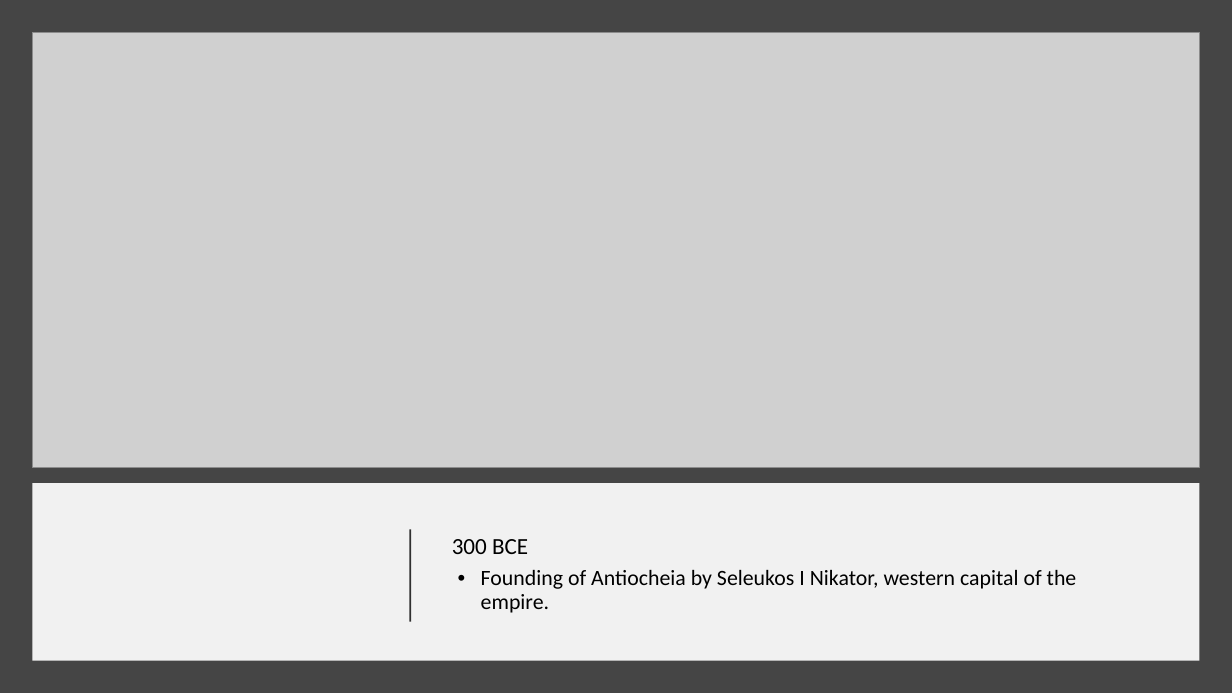
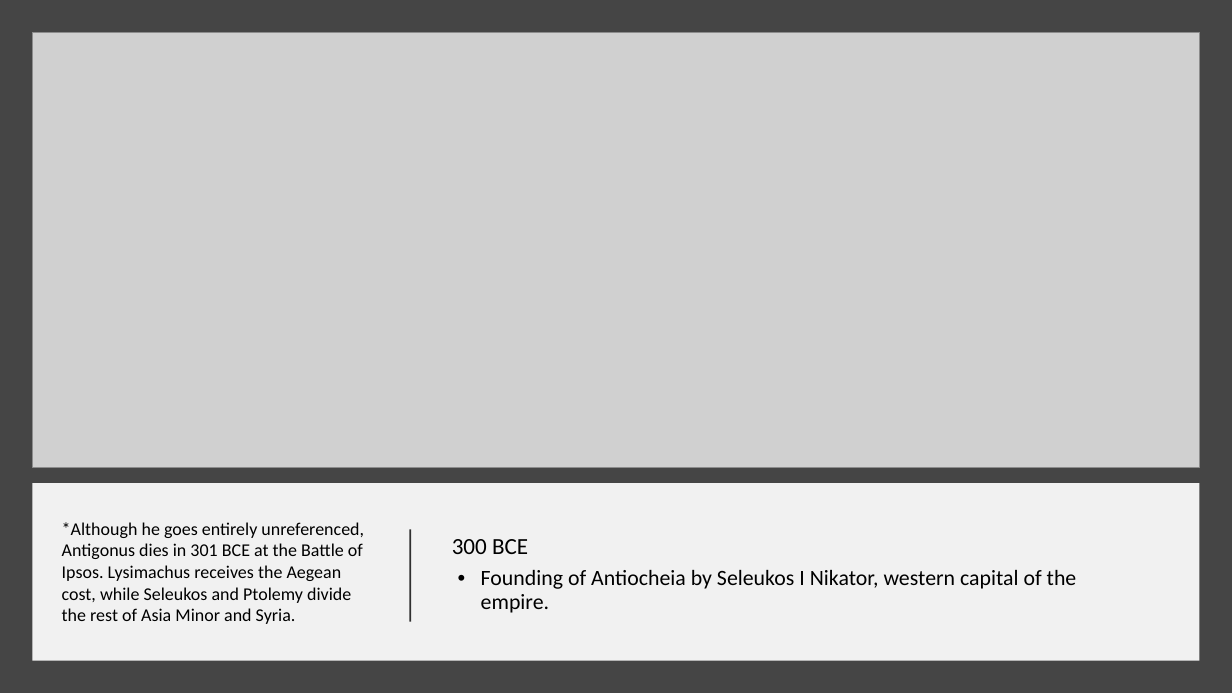
Before and after one commit to 00matthew2000/Lux-Ultima, a slide deck: slide 8 of Map Timeline.pptx. Drawn at 1232x693 pixels with LibreOffice and Linux fonts; fonts in the diff are those of the drawing; grey boxes stand for pictures. Boxes give left, top, right and bottom in pixels: in the first picture for what was removed or moved away, otherwise in the second. Text is boxed around its words. In the diff, an @@ line names an element or a change of style, - is before the commit and + after.

```diff
--- a/Map Timeline.pptx
+++ b/Map Timeline.pptx
@@ text added at bbox=[62, 522, 364, 624], 14 pt, text #000000 @@
+*Although he goes entirely unreferenced, Antigonus dies in 301 BCE at the Battle of Ipsos. Lysimachus receives the Aegean cost, while Seleukos and Ptolemy divide the rest of Asia Minor and Syria.
```
Also in this commit, not shown: 4 other slides changed, 6 slides added.
